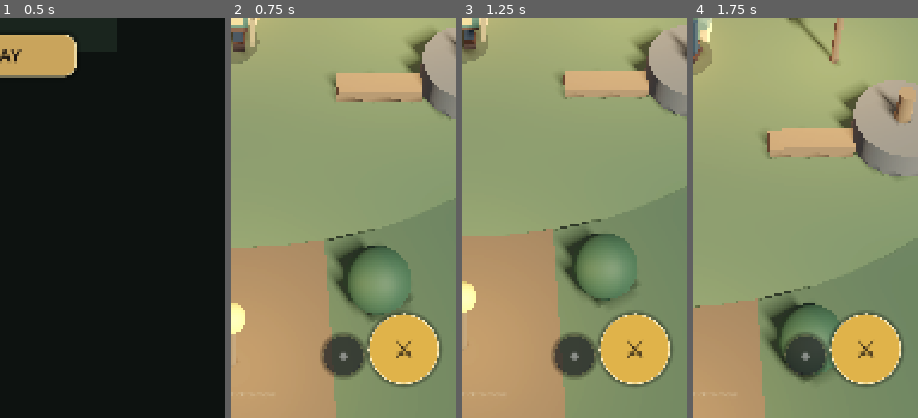
Above: before the commit, frames 1-4 (left to right).
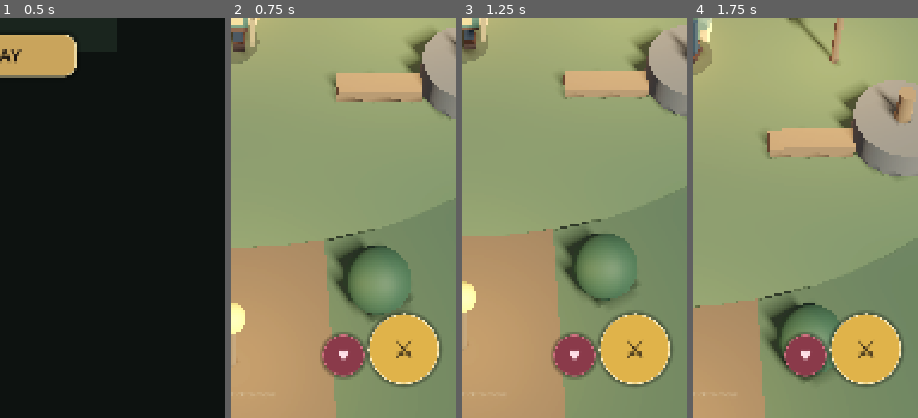
Above: after the commit, the same moments.

Repository: robb-devo/ashenwood
Game: Godot game, scene res://scenes/ui/title_screen.tscn
Two runs of this game, one before a commit and one after it. Both use one fixed random seed, a clock stepped at 60 frames per second and the inputs below.
Inputs (mouse positions are % of the whole screen's width and height, from its top left):
- Up to frame 1 (0.5 s): no input
- Up to frame 2 (0.75 s): click "PLAY" at 0.5 s
- Up to frame 3 (1.25 s): no input
- Up to frame 4 (1.75 s): tap Enter (ui_accept) at 1.25 s; drag from (17, 90) to (60, 28) at 1.27 s
The pictures show only the part of the screen within x 50-100%, y 50-100%; the shares and areas given below are measured in that part.

Frame 1 is identical in both runs. In frame 2, 1.5% of the frame differs, in the area x 40-60%, y 79-90%; in frame 3, 1.5%; in frame 4, 1.5%.

Commit message:
Polish v0.6.1: potion button, enemy respawns, zone audio cues.
Health vial quick-use, attack cooldown overlay, forest/cemetery enemy respawn, and zone sting hooks.

Diff:
--- a/autoload/audio_service.gd
+++ b/autoload/audio_service.gd
@@ -15,6 +15,7 @@
 var _players: Array[AudioStreamPlayer] = []
 var _clip_cache: Dictionary = {}
 var _player_index: int = 0
+var _current_music: StringName = &""
 
 
 func _ready() -> void:
@@ -43,9 +44,18 @@
 	play_sfx(clip_id, 1.05)
 
 
-func play_music(_track_id: StringName) -> void:
-	# Ambient beds can be dropped into res://assets/audio/ later.
-	pass
+func play_music(track_id: StringName) -> void:
+	if track_id == _current_music:
+		return
+	_current_music = track_id
+	# Soft zone sting until real music assets are added.
+	match String(track_id):
+		"forest_ambient":
+			play_sfx(&"ui_click", 0.55)
+		"cemetery_ambient":
+			play_sfx(&"boss", 0.7)
+		_:
+			play_sfx(&"ui_confirm", 0.6)
 
 
 func stop_music() -> void:
--- a/autoload/game_state.gd
+++ b/autoload/game_state.gd
@@ -284,6 +284,13 @@
 	EventBus.inventory_changed.emit()
 	stats_changed.emit()
 	return true
+
+
+func use_first_consumable(item_id: StringName) -> bool:
+	for item in inventory:
+		if item.item_id == item_id:
+			return use_consumable_uid(item.uid)
+	return false
 
 
 func to_save_dict() -> Dictionary:
--- a/project.godot
+++ b/project.godot
@@ -8,7 +8,7 @@
 
 config/name="Ashenwood"
 config/description="A dark fantasy mobile action RPG vertical slice set in Ashenwood village."
-config/version="0.6.0"
+config/version="0.6.1"
 config/tags=PackedStringArray("rpg", "mobile", "android", "action")
 run/main_scene="res://scenes/ui/title_screen.tscn"
 config/features=PackedStringArray("4.7", "Mobile")
--- a/scripts/enemies/enemy_spawner.gd
+++ b/scripts/enemies/enemy_spawner.gd
@@ -3,28 +3,61 @@
 
 const EnemyScene = preload("res://scenes/enemies/enemy.tscn")
 
+var _slots: Array[Dictionary] = []
+
 
 func _ready() -> void:
-	_spawn_group(&"forest_slime", [
+	_register(&"forest_slime", [
 		Vector3(-6, 0, -36), Vector3(4, 0, -40), Vector3(-2, 0, -48),
 		Vector3(9, 0, -52), Vector3(-10, 0, -44), Vector3(2, 0, -56),
 	])
-	_spawn_group(&"wolf", [
+	_register(&"wolf", [
 		Vector3(-12, 0, -50), Vector3(12, 0, -46), Vector3(0, 0, -60),
 	])
-	_spawn_group(&"bandit", [
+	_register(&"bandit", [
 		Vector3(-8, 0, -42), Vector3(10, 0, -55),
 	])
-	_spawn_group(&"skeleton", [
+	_register(&"skeleton", [
 		Vector3(36, 0, -8), Vector3(44, 0, -14), Vector3(50, 0, -4),
 		Vector3(40, 0, 2), Vector3(52, 0, -12),
 	])
-	_spawn_group(&"gravekeeper", [Vector3(46, 0, -6)])
+	_register(&"gravekeeper", [Vector3(46, 0, -6)], false)
+	for slot in _slots:
+		_spawn_slot(slot)
 
 
-func _spawn_group(enemy_id: StringName, positions: Array) -> void:
+func _process(delta: float) -> void:
+	for slot in _slots:
+		if slot.get("alive", false):
+			continue
+		if not bool(slot.get("respawn", true)):
+			continue
+		slot["timer"] = float(slot.get("timer", 0.0)) - delta
+		if float(slot["timer"]) <= 0.0:
+			_spawn_slot(slot)
+
+
+func _register(enemy_id: StringName, positions: Array, respawn: bool = true) -> void:
 	for pos in positions:
-		var enemy := EnemyScene.instantiate()
-		enemy.setup(enemy_id)
-		add_child(enemy)
-		enemy.global_position = pos
+		_slots.append({
+			"id": enemy_id,
+			"pos": pos,
+			"alive": false,
+			"respawn": respawn,
+			"timer": 0.0,
+			"node": null,
+		})
+
+
+func _spawn_slot(slot: Dictionary) -> void:
+	var enemy := EnemyScene.instantiate()
+	enemy.setup(slot["id"])
+	add_child(enemy)
+	enemy.global_position = slot["pos"]
+	slot["alive"] = true
+	slot["node"] = enemy
+	enemy.tree_exited.connect(func():
+		slot["alive"] = false
+		slot["node"] = null
+		slot["timer"] = 18.0 if slot["id"] != &"gravekeeper" else 45.0
+	)
--- a/scripts/player/player_controller.gd
+++ b/scripts/player/player_controller.gd
@@ -23,6 +23,7 @@
 var _dead: bool = false
 var _respawn_timer: float = 0.0
 var _i_frames: float = 0.0
+var _zone: StringName = &"village"
 
 
 func _ready() -> void:
@@ -39,11 +40,19 @@
 	EventBus.equipment_changed.connect(_refresh_weapon_visual)
 	EventBus.player_died.connect(_on_died_signal)
 	_play_anim("idle")
+	AudioService.play_music(&"village_ambient")
 
 
 func _physics_process(delta: float) -> void:
 	_attack_cd = maxf(0.0, _attack_cd - delta)
 	_i_frames = maxf(0.0, _i_frames - delta)
+	_update_zone()
+
+	var hud := get_tree().get_first_node_in_group("hud")
+	if hud and hud.has_method("set_attack_cooldown"):
+		var wdef := _get_weapon_def()
+		var max_cd: float = 0.38 / maxf(0.5, wdef.attack_speed if wdef else 1.0)
+		hud.set_attack_cooldown(_attack_cd / max_cd)
 
 	if _dead:
 		_respawn_timer -= delta
@@ -274,3 +283,21 @@
 
 func get_facing_direction() -> Vector3:
 	return -visual.global_transform.basis.z
+
+
+func _update_zone() -> void:
+	var next: StringName = &"village"
+	if global_position.x > 26.0:
+		next = &"cemetery"
+	elif global_position.z < -22.0:
+		next = &"forest"
+	if next == _zone:
+		return
+	_zone = next
+	match _zone:
+		&"forest":
+			AudioService.play_music(&"forest_ambient")
+		&"cemetery":
+			AudioService.play_music(&"cemetery_ambient")
+		_:
+			AudioService.play_music(&"village_ambient")
--- a/scripts/ui/hud_root.gd
+++ b/scripts/ui/hud_root.gd
@@ -226,16 +226,34 @@
 	)
 	root.add_child(attack_button)
 
+	_attack_cooldown_overlay = ColorRect.new()
+	_attack_cooldown_overlay.color = Color(0.05, 0.05, 0.08, 0.45)
+	_attack_cooldown_overlay.mouse_filter = Control.MOUSE_FILTER_IGNORE
+	_attack_cooldown_overlay.set_anchors_preset(Control.PRESET_FULL_RECT)
+	_attack_cooldown_overlay.visible = false
+	attack_button.add_child(_attack_cooldown_overlay)
+
 	var skill := Button.new()
-	skill.text = "◆"
-	skill.disabled = true
+	skill.text = "♥"
 	skill.set_anchors_preset(Control.PRESET_BOTTOM_RIGHT)
 	skill.offset_left = -320
 	skill.offset_top = -200
 	skill.offset_right = -220
 	skill.offset_bottom = -100
-	skill.add_theme_font_size_override("font_size", 28)
-	skill.add_theme_stylebox_override("disabled", UiThemeScript.circle(Color(0.15, 0.16, 0.18, 0.55), Color(0.6, 0.55, 0.4, 0.25), 60))
+	skill.focus_mode = Control.FOCUS_NONE
+	skill.add_theme_font_size_override("font_size", 34)
+	skill.add_theme_color_override("font_color", Color("ffe0e8"))
+	skill.add_theme_stylebox_override("normal", UiThemeScript.circle(Color("8a3a4a"), Color("d07080"), 60))
+	skill.add_theme_stylebox_override("pressed", UiThemeScript.circle(Color("6a2a38"), Color("b05060"), 60))
+	skill.pressed.connect(func():
+		if GameState.use_first_consumable(&"health_vial"):
+			_toast("Health restored")
+			AudioService.play_sfx(&"loot_pickup")
+			VfxService.spawn_level_up()
+		else:
+			_toast("No Health Vials")
+			AudioService.play_ui(&"ui_click")
+	)
 	root.add_child(skill)
 
 	interact_button = Button.new()
@@ -260,6 +278,14 @@
 	var tw := create_tween()
 	tw.tween_property(attack_button, "scale", Vector2(0.92, 0.92), 0.06)
 	tw.tween_property(attack_button, "scale", Vector2.ONE, 0.1)
+
+
+func set_attack_cooldown(ratio: float) -> void:
+	if _attack_cooldown_overlay == null:
+		return
+	var r := clampf(ratio, 0.0, 1.0)
+	_attack_cooldown_overlay.visible = r > 0.02
+	_attack_cooldown_overlay.anchor_top = 1.0 - r
 
 
 func _build_toast_and_hint() -> void:
Not shown, changed: export_presets.cfg
